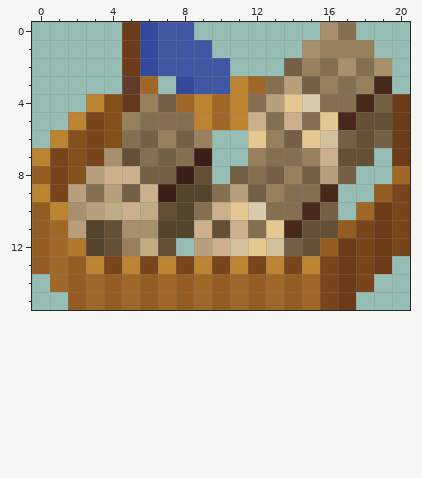
Edited in one commit: pixel-art sprite (Colonization/ReadFile/Images/Icons/00.png). Above, as it was before the edit.
The file is 21x16 pixels. Colours within 5 levels of each other are drawn and written as one.
After:
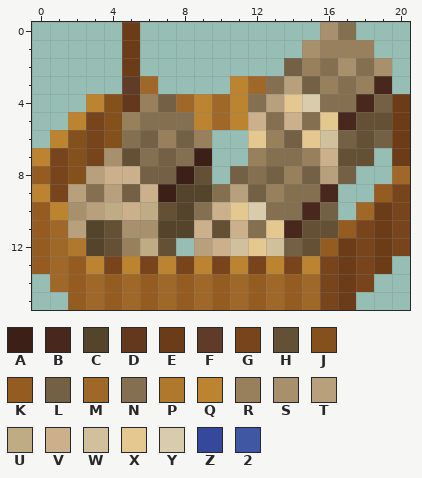
Palette (. is transparent): A #3c2018  B #48281c  C #54442c  D #64381c  E #6c3c18  F #603c28  G #78441c  H #645034  J #84501c  K #945c20  L #746044  M #a06828  N #847050  P #b0782c  Q #bc8430  R #98805c  S #a8906c  T #b8a07c  U #c0ac84  V #ccb08c  W #d0c09c  X #e4c890  Y #d8ccac  Z #34489c  2 #4058a4
The exact change:
{"y":0,"x":6,"old":"Z22","new":"..."}
{"y":1,"x":6,"old":"Z222","new":"...."}
{"y":2,"x":6,"old":"Z2222","new":"....."}
{"y":3,"x":8,"old":"Z22","new":"..."}
{"label":"erased","picture_box":[140,22,230,94]}
